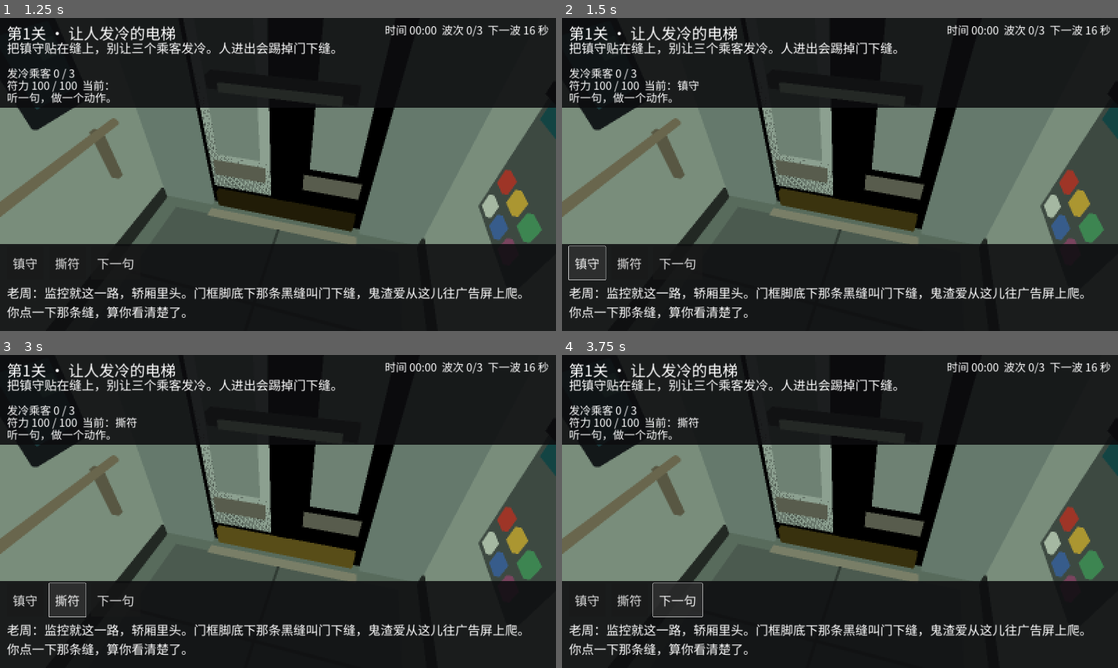
Above: before the commit, frames 1-4 (two rows, left to right).
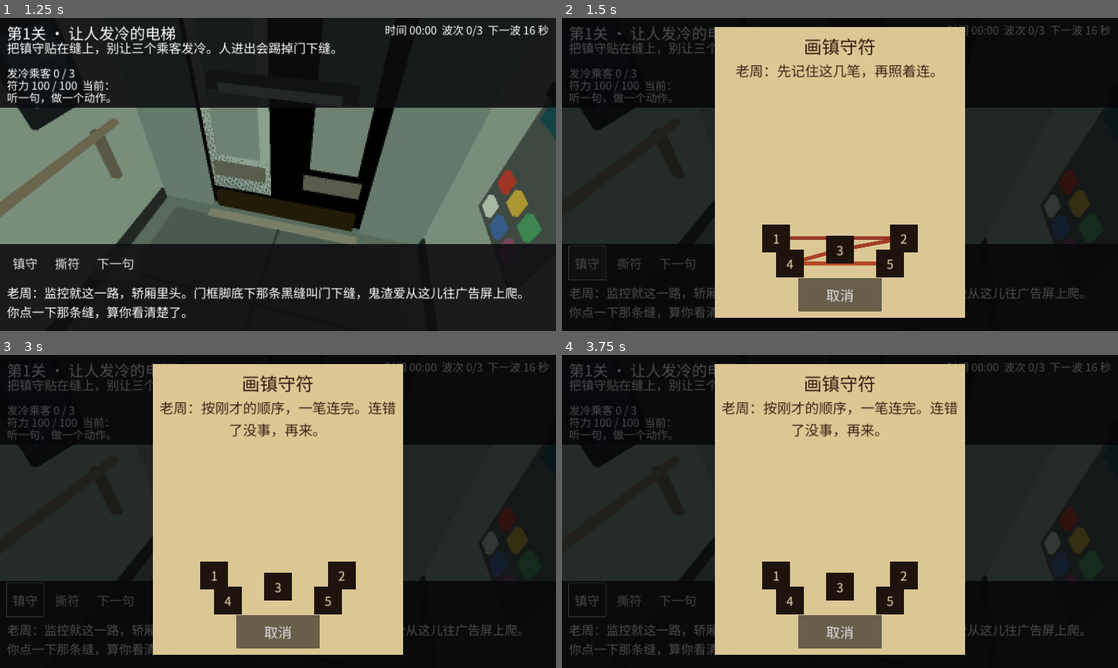
Above: after the commit, the same moments.

Repository: meathill/lulu-zhuogui
Game: Godot game, scene res://scenes/menu/level_select.tscn
The game is run twice, just before and just after one commit, with the same random seed, the same clock (stepped at 60 frames per second) and the same inputs.
Inputs (mouse positions are in pixels of both pictures, inside the frame that each line leads up to):
- Up to frame 1 (1.25 s): click "第 1 关 让人发冷的电梯" at 0.5 s
- Up to frame 2 (1.5 s): click "镇守" at 1.25 s
- Up to frame 3 (3 s): click (278, 630) at 2 s, where only the run after the commit has a clickable "取消"; click "撕符" at 2.75 s
- Up to frame 4 (3.75 s): click "下一句" at 3.5 s

Frame 1 is identical in both runs. In frame 2, 69% of the frame differs, in the area x 0-100%, y 2-96%; in frame 3, 69%; in frame 4, 69%.

Commit message:
拖动方向反过来，镇守要先画符
抓世界：往左拖镜头朝右。第1关点镇守先记点再连线，画完才武装贴符；取消不武装。自动教学仍直接贴。

Diff:
--- a/apps/game/src/levels/elevator_cabin.gd
+++ b/apps/game/src/levels/elevator_cabin.gd
@@ -106,6 +106,9 @@
 		_capture_phone(phone)
 	if OS.get_cmdline_user_args().has("--shot-drag") or OS.get_cmdline_user_args().has("--shot-orbit"):
 		_capture_drag()
+	var draw_shot := _arg_value("--shot-draw")
+	if draw_shot != "":
+		_capture_draw(draw_shot)
 
 
 func _process(delta: float) -> void:
@@ -540,8 +543,8 @@
 		_look_dragged = true
 		_steered = true
 		var step := motion.relative / _logical_per_css()
-		# 往右拖，视线往右。往下拖，多看见地面。位置钉死。
-		_nudge(-step.x * LOOK_RAD_PER_CSS, -step.y * LOOK_RAD_PER_CSS * 0.85)
+		# 抓世界：往左拖，画面跟着手指往左，镜头朝右。往下拖，多看见地面。位置钉死。
+		_nudge(step.x * LOOK_RAD_PER_CSS, -step.y * LOOK_RAD_PER_CSS * 0.85)
 		get_viewport().set_input_as_handled()
 
 
@@ -713,6 +716,32 @@
 	return Vector2(lo, hi)
 
 
+func set_look_muted(muted: bool) -> void:
+	_input_muted = muted
+	if muted:
+		_look_down = false
+		_look_dragged = false
+
+
+func _capture_draw(mode: String) -> void:
+	_input_muted = true
+	await _frame_window(Vector2i(390, 844), false)
+	for _i in 40:
+		await get_tree().process_frame
+		var hud: Variant = get_parent().get("hud")
+		if hud != null:
+			break
+	var host := get_parent()
+	if host != null and host.has_method("open_ward_draw_shot"):
+		host.call("open_ward_draw_shot", mode)
+	for _i in 20:
+		await get_tree().process_frame
+	await RenderingServer.frame_post_draw
+	var path := "/workspace/lulu-zhuogui/apps/game/build/shots/draw-%s.png" % mode
+	_save_shot(path)
+	get_tree().quit(0)
+
+
 func _capture_drag() -> void:
 	_input_muted = true
 	await _frame_window(Vector2i(390, 844), false)
@@ -722,15 +751,17 @@
 	await RenderingServer.frame_post_draw
 	_save_shot("/workspace/lulu-zhuogui/apps/game/build/shots/drag-portrait.png")
 	_steered = true
-	# 大约往右下拖 90×50 CSS 像素，走和手指一样的 _nudge。
-	_nudge(-90.0 * LOOK_RAD_PER_CSS, -50.0 * LOOK_RAD_PER_CSS * 0.85)
+	var yaw0 := _yaw
+	# 往左拖约 90 CSS 像素：世界往左走，镜头朝右（yaw 变负）。
+	_nudge(-90.0 * LOOK_RAD_PER_CSS, 0.0)
 	for _i in 6:
 		await get_tree().process_frame
-	print("DRAG yaw %.2f pitch %.2f pos %s ok %s" % [
-		rad_to_deg(_yaw), rad_to_deg(_pitch), _camera.position, _pose_ok(_yaw, _pitch)
+	var dyaw := _yaw - yaw0
+	print("DRAG-INVERT yaw0 %.4f yaw %.4f dyaw %.4f deg %.2f pitch %.2f pos %s ok %s" % [
+		yaw0, _yaw, dyaw, rad_to_deg(dyaw), rad_to_deg(_pitch), _camera.position, _pose_ok(_yaw, _pitch)
 	])
 	await RenderingServer.frame_post_draw
-	_save_shot("/workspace/lulu-zhuogui/apps/game/build/shots/drag-after.png")
+	_save_shot("/workspace/lulu-zhuogui/apps/game/build/shots/drag-invert.png")
 	await _frame_window(Vector2i(1280, 720), false)
 	_ui_probe("desktop")
 	print("DESK yaw %.2f pitch %.2f fov %.1f ok %s" % [
--- a/apps/game/src/levels/greybox_stage.gd
+++ b/apps/game/src/levels/greybox_stage.gd
@@ -74,8 +74,7 @@
 	add_child(hud)
 	hud.build(str(data.get("title", "")), str(data.get("goal", "")), _strings(data.get("tools", [])), camera_mode == "multi")
 	hud.tool_selected.connect(func(tool_id: String) -> void:
-		current_tool = tool_id
-		_coach_call("on_tool", [tool_id])
+		_on_tool_selected(tool_id)
 	)
 	hud.energy_pressed.connect(func() -> void: _coach_call("on_energy", []))
 	hud.summon_pressed.connect(func() -> void: call("try_summon"))
@@ -291,3 +290,60 @@
 			actor.apply_damage(22.0 * delta)
 			if actor.hp <= 0.0:
 				_resolve(actor)
+
+
+var _ward_draw: Node = null
+
+
+func _on_tool_selected(tool_id: String) -> void:
+	if tool_id == "ward" and level_id == "level-01" and auto_mode == "":
+		_open_ward_draw()
+		return
+	current_tool = tool_id
+	_coach_call("on_tool", [tool_id])
+
+
+func _open_ward_draw() -> void:
+	if _ward_draw != null and bool(_ward_draw.call("is_open")):
+		return
+	if _ward_draw == null:
+		_ward_draw = load("res://src/ui/draw_talisman.gd").new()
+		_ward_draw.name = "WardDraw"
+		add_child(_ward_draw)
+		_ward_draw.connect("completed", _on_ward_draw_done)
+		_ward_draw.connect("cancelled", _on_ward_draw_cancel)
+	var view := get_node_or_null("ElevatorView")
+	if view != null and view.has_method("set_look_muted"):
+		view.call("set_look_muted", true)
+	_ward_draw.call("open")
+
+
+func open_ward_draw_shot(mode: String) -> void:
+	if _ward_draw == null:
+		_ward_draw = load("res://src/ui/draw_talisman.gd").new()
+		_ward_draw.name = "WardDraw"
+		add_child(_ward_draw)
+	var view := get_node_or_null("ElevatorView")
+	if view != null and view.has_method("set_look_muted"):
+		view.call("set_look_muted", true)
+	_ward_draw.call("open_for_shot", mode)
+
+
+func _on_ward_draw_done() -> void:
+	current_tool = "ward"
+	var view := get_node_or_null("ElevatorView")
+	if view != null and view.has_method("set_look_muted"):
+		view.call("set_look_muted", false)
+	_coach_call("on_tool", ["ward"])
+	status_text = "符画好了。点缝就能贴上去。"
+	_refresh()
+
+
+func _on_ward_draw_cancel() -> void:
+	if coach != null:
+		current_tool = ""
+	var view := get_node_or_null("ElevatorView")
+	if view != null and view.has_method("set_look_muted"):
+		view.call("set_look_muted", false)
+	status_text = "先不画了。要贴再点镇守。"
+	_refresh()
--- /dev/null
+++ b/apps/game/src/ui/draw_talisman.gd
@@ -0,0 +1,348 @@
+class_name DrawTalisman
+extends CanvasLayer
+
+## 第 1 关镇守画符：先记住点序，再连线。记忆大考验那套。
+
+signal completed
+signal cancelled
+
+var _root: Control
+var _dim: ColorRect
+var _paper: ColorRect
+var _title: Label
+var _hint: Label
+var _cancel: Button
+var _ink: Control
+var _dots: Array[Control] = []
+var _order: PackedInt32Array = PackedInt32Array()
+var _next_idx: int = 0
+var _dragging: bool = false
+var _from_dot: int = -1
+var _preview_to: Vector2 = Vector2.ZERO
+var _links: Array[PackedInt32Array] = []
+var _shake_t: float = 0.0
+var _phase: String = "idle"
+var _shot_mode: String = ""
+var _opened: bool = false
+var _paper_base := Vector2.ZERO
+
+# 符纸上的相对坐标（0–1）。五笔，够给教程用。
+const PATTERN: Array[Vector2] = [
+	Vector2(0.22, 0.22),
+	Vector2(0.78, 0.22),
+	Vector2(0.50, 0.48),
+	Vector2(0.28, 0.78),
+	Vector2(0.72, 0.78),
+]
+
+const MEMORIZE_SEC := 1.5
+const HIT_CSS := 56.0
+const DOT_CSS := 40.0
+
+
+func _ready() -> void:
+	layer = 24
+	visible = false
+	process_mode = Node.PROCESS_MODE_ALWAYS
+
+
+func is_open() -> bool:
+	return _opened
+
+
+func open_for_shot(mode: String) -> void:
+	_shot_mode = mode
+	open()
+
+
+func open() -> void:
+	if _opened:
+		return
+	_opened = true
+	visible = true
+	_phase = "memorize"
+	_next_idx = 0
+	_dragging = false
+	_from_dot = -1
+	_links.clear()
+	_shake_t = 0.0
+	_build()
+	_relayout()
+	if not get_viewport().size_changed.is_connected(_relayout):
+		get_viewport().size_changed.connect(_relayout)
+	set_process(true)
+	set_process_input(true)
+	if _shot_mode == "memory":
+		# 截图时停在记忆拍，不自动进连线。
+		return
+	if _shot_mode == "connect":
+		_enter_connect()
+		return
+	await get_tree().create_timer(MEMORIZE_SEC).timeout
+	if not _opened or _phase != "memorize":
+		return
+	_enter_connect()
+
+
+func close() -> void:
+	_opened = false
+	_phase = "idle"
+	_shot_mode = ""
+	visible = false
+	set_process(false)
+	set_process_input(false)
+	if _root != null:
+		_root.queue_free()
+		_root = null
+	_dots.clear()
+
+
+func _enter_connect() -> void:
+	_phase = "connect"
+	_hint.text = "老周：按刚才的顺序，一笔连完。连错了没事，再来。"
+	_ink.queue_redraw()
+
+
+func _build() -> void:
+	if _root != null:
+		_root.queue_free()
+	_dots.clear()
+	_root = Control.new()
+	_root.mouse_filter = Control.MOUSE_FILTER_STOP
+	_root.theme = UiTheme.make()
+	add_child(_root)
+	_dim = ColorRect.new()
+	_dim.color = Color(0.02, 0.02, 0.03, 0.72)
+	_dim.mouse_filter = Control.MOUSE_FILTER_STOP
+	_root.add_child(_dim)
+	_paper = ColorRect.new()
+	_paper.color = Color(0.86, 0.78, 0.58, 1.0)
+	_paper.mouse_filter = Control.MOUSE_FILTER_STOP
+	_root.add_child(_paper)
+	_title = Label.new()
+	_title.text = "画镇守符"
+	_title.horizontal_alignment = HORIZONTAL_ALIGNMENT_CENTER
+	_title.add_theme_font_override("font", UiTheme.font())
+	_title.add_theme_color_override("font_color", Color(0.18, 0.10, 0.06))
+	_paper.add_child(_title)
+	_hint = Label.new()
+	_hint.text = "老周：先记住这几笔，再照着连。"
+	_hint.autowrap_mode = TextServer.AUTOWRAP_ARBITRARY
+	_hint.horizontal_alignment = HORIZONTAL_ALIGNMENT_CENTER
+	_hint.add_theme_font_override("font", UiTheme.font())
+	_hint.add_theme_color_override("font_color", Color(0.22, 0.14, 0.08))
+	_paper.add_child(_hint)
+	_ink = Control.new()
+	_ink.mouse_filter = Control.MOUSE_FILTER_IGNORE
+	_ink.draw.connect(_draw_ink)
+	_paper.add_child(_ink)
+	for i in PATTERN.size():
+		var dot := ColorRect.new()
+		dot.color = Color(0.12, 0.08, 0.05, 1.0)
+		dot.mouse_filter = Control.MOUSE_FILTER_IGNORE
+		_paper.add_child(dot)
+		_dots.append(dot)
+		var num := Label.new()
+		num.name = "Num"
+		num.text = str(i + 1)
+		num.horizontal_alignment = HORIZONTAL_ALIGNMENT_CENTER
+		num.vertical_alignment = VERTICAL_ALIGNMENT_CENTER
+		num.add_theme_font_override("font", UiTheme.font())
+		num.add_theme_color_override("font_color", Color(0.92, 0.86, 0.70))
+		num.mouse_filter = Control.MOUSE_FILTER_IGNORE
+		dot.add_child(num)
+	_cancel = Button.new()
+	_cancel.text = "取消"
+	_cancel.pressed.connect(_on_cancel)
+	_paper.add_child(_cancel)
+
+
+func _relayout() -> void:
+	if _root == null:
+		return
+	var vis := get_viewport().get_visible_rect().size
+	if vis.x < 2.0 or vis.y < 2.0:
+		vis = Vector2(390, 844)
+	var upc := UiTheme.units_per_css(vis)
+	_root.position = Vector2.ZERO
+	_root.size = vis
+	_dim.position = Vector2.ZERO
+	_dim.size = vis
+	var margin := 16.0 * upc
+	var paper_w := minf(vis.x - margin * 2.0, 360.0 * upc)
+	var paper_h := minf(vis.y - margin * 2.0, 520.0 * upc)
+	if vis.y > vis.x:
+		paper_w = vis.x - margin * 2.0
+		paper_h = minf(vis.y * 0.72, 560.0 * upc)
+	_paper.size = Vector2(paper_w, paper_h)
+	_paper_base = Vector2((vis.x - paper_w) * 0.5, (vis.y - paper_h) * 0.42)
+	_paper.position = _paper_base
+	var font_title := int(round(26.0 * upc))
+	var font_body := int(round(20.0 * upc))
+	var font_dot := int(round(18.0 * upc))
+	_title.add_theme_font_size_override("font_size", font_title)
+	_hint.add_theme_font_size_override("font_size", font_body)
+	_title.position = Vector2(margin * 0.6, margin * 0.5)
+	_title.size = Vector2(paper_w - margin * 1.2, float(font_title) * 1.4)
+	_hint.position = Vector2(margin * 0.6, _title.position.y + _title.size.y)
+	_hint.size = Vector2(paper_w - margin * 1.2, float(font_body) * 2.6)
+	var pad_top := _hint.position.y + _hint.size.y + margin * 0.4
+	var btn_h := 48.0 * upc
+	_cancel.add_theme_font_size_override("font_size", font_body)
+	_cancel.add_theme_font_override("font", UiTheme.font())
+	var cancel_w := maxf(120.0 * upc, UiTheme.font().get_string_size("取消", HORIZONTAL_ALIGNMENT_LEFT, -1, font_body).x + 36.0 * upc)
+	_cancel.size = Vector2(cancel_w, btn_h)
+	_cancel.position = Vector2((paper_w - cancel_w) * 0.5, paper_h - margin * 0.6 - btn_h)
+	var field := Rect2(margin, pad_top, paper_w - margin * 2.0, _cancel.position.y - pad_top - margin * 0.4)
+	_ink.position = field.position
+	_ink.size = field.size
+	var hit := HIT_CSS * upc
+	var dot_s := DOT_CSS * upc
+	for i in _dots.size():
+		var rel: Vector2 = PATTERN[i]
+		var center := field.position + Vector2(field.size.x * rel.x, field.size.y * rel.y)
+		var d := _dots[i]
+		d.size = Vector2(dot_s, dot_s)
+		d.position = center - d.size * 0.5
+		# 点击半径用更大的隐形区：画线时用几何判定，不靠控件。
+		d.set_meta("center", center)
+		d.set_meta("hit", hit * 0.5)
+		var num := d.get_node_or_null("Num") as Label
+		if num != null:
+			num.add_theme_font_size_override("font_size", font_dot)
+			num.position = Vector2.ZERO
+			num.size = d.size
+	_ink.queue_redraw()
+
+
+func _process(delta: float) -> void:
+	if _paper != null:
+		if _shake_t > 0.0:
+			_shake_t = maxf(0.0, _shake_t - delta)
+			var amp := 3.0 * UiTheme.units_per_css(get_viewport().get_visible_rect().size)
+			_paper.position = _paper_base + Vector2(sin(Time.get_ticks_msec() * 0.06) * amp * (_shake_t / 0.35), 0)
+			_ink.queue_redraw()
+		elif _paper.position != _paper_base:
+			_paper.position = _paper_base
+
+
+func _input(event: InputEvent) -> void:
+	if not _opened or _phase != "connect":
+		if _opened:
+			get_viewport().set_input_as_handled()
+		return
+	if event is InputEventMouseButton:
+		var mouse := event as InputEventMouseButton
+		if mouse.button_index != MOUSE_BUTTON_LEFT:
+			return
+		if mouse.pressed:
+			var hit := _hit_dot(mouse.position)
+			if hit >= 0 and hit == _next_idx:
+				_dragging = true
+				_from_dot = hit
+				_preview_to = mouse.position
+			elif hit >= 0:
+				_fail_link()
+		else:
+			if _dragging:
+				_finish_drag(mouse.position)
+			_dragging = false
+			_from_dot = -1
+			_ink.queue_redraw()
+		get_viewport().set_input_as_handled()
+		return
+	if event is InputEventMouseMotion and _dragging:
+		var motion := event as InputEventMouseMotion
+		_preview_to = motion.position
+		var hit := _hit_dot(motion.position)
+		if hit >= 0 and hit == _next_idx + 1 and hit != _from_dot:
+			_commit_link(_from_dot, hit)
+			_from_dot = hit
+			if _next_idx >= PATTERN.size() - 1:
+				_dragging = false
+				_succeed()
+		elif hit >= 0 and hit != _from_dot and hit != _next_idx + 1:
+			_fail_link()
+			_dragging = false
+			_from_dot = -1
+		_ink.queue_redraw()
+		get_viewport().set_input_as_handled()
+
+
+func _finish_drag(pos: Vector2) -> void:
+	var hit := _hit_dot(pos)
+	if hit >= 0 and hit == _next_idx + 1 and _from_dot == _next_idx:
+		_commit_link(_from_dot, hit)
+		if _next_idx >= PATTERN.size() - 1:
+			_succeed()
+	elif hit >= 0 and hit != _from_dot:
+		_fail_link()
+
+
+func _commit_link(a: int, b: int) -> void:
+	var link := PackedInt32Array([a, b])
+	_links.append(link)
+	_next_idx = b
+	_ink.queue_redraw()
+
+
+func _fail_link() -> void:
+	_shake_t = 0.35
+	_dragging = false
+	_from_dot = -1
+	_ink.queue_redraw()
+
+
+func _succeed() -> void:
+	_phase = "done"
+	close()
+	completed.emit()
+
+
+func _on_cancel() -> void:
+	close()
+	cancelled.emit()
+
+
+func _hit_dot(screen_pos: Vector2) -> int:
+	# screen_pos 是视口坐标；点中心存的是纸面局部（相对 _paper）。
+	var local := screen_pos - _paper.global_position
+	var best := -1
+	var best_d := 1e9
+	for i in _dots.size():
+		var center: Vector2 = _dots[i].get_meta("center")
+		var radius: float = float(_dots[i].get_meta("hit"))
+		var d := local.distance_to(center)
+		if d <= radius and d < best_d:
+			best_d = d
+			best = i
+	return best
+
+
+func _dot_center_local(i: int) -> Vector2:
+	var center: Vector2 = _dots[i].get_meta("center")
+	return center - _ink.position
+
+
+func _draw_ink() -> void:
+	if _ink == null:
+		return
+	var upc := UiTheme.units_per_css(get_viewport().get_visible_rect().size)
+	var stroke_w := maxf(4.0, 5.0 * upc)
+	# 记忆拍：按顺序画出示范线。
+	if _phase == "memorize":
+		for i in range(PATTERN.size() - 1):
+			var a := _dot_center_local(i)
+			var b := _dot_center_local(i + 1)
+			var t := float(i) / float(PATTERN.size() - 1)
+			var col := Color(0.55, 0.12, 0.08, 0.85).lerp(Color(0.75, 0.28, 0.12, 0.95), t)
+			_ink.draw_line(a, b, col, stroke_w, true)
+		return
+	for link in _links:
+		var a := _dot_center_local(int(link[0]))
+		var b := _dot_center_local(int(link[1]))
+		_ink.draw_line(a, b, Color(0.18, 0.08, 0.05, 1.0), stroke_w, true)
+	if _dragging and _from_dot >= 0:
+		var a2 := _dot_center_local(_from_dot)
+		var b2 := _preview_to - _paper.global_position - _ink.position
+		_ink.draw_line(a2, b2, Color(0.35, 0.16, 0.08, 0.7), stroke_w * 0.85, true)
